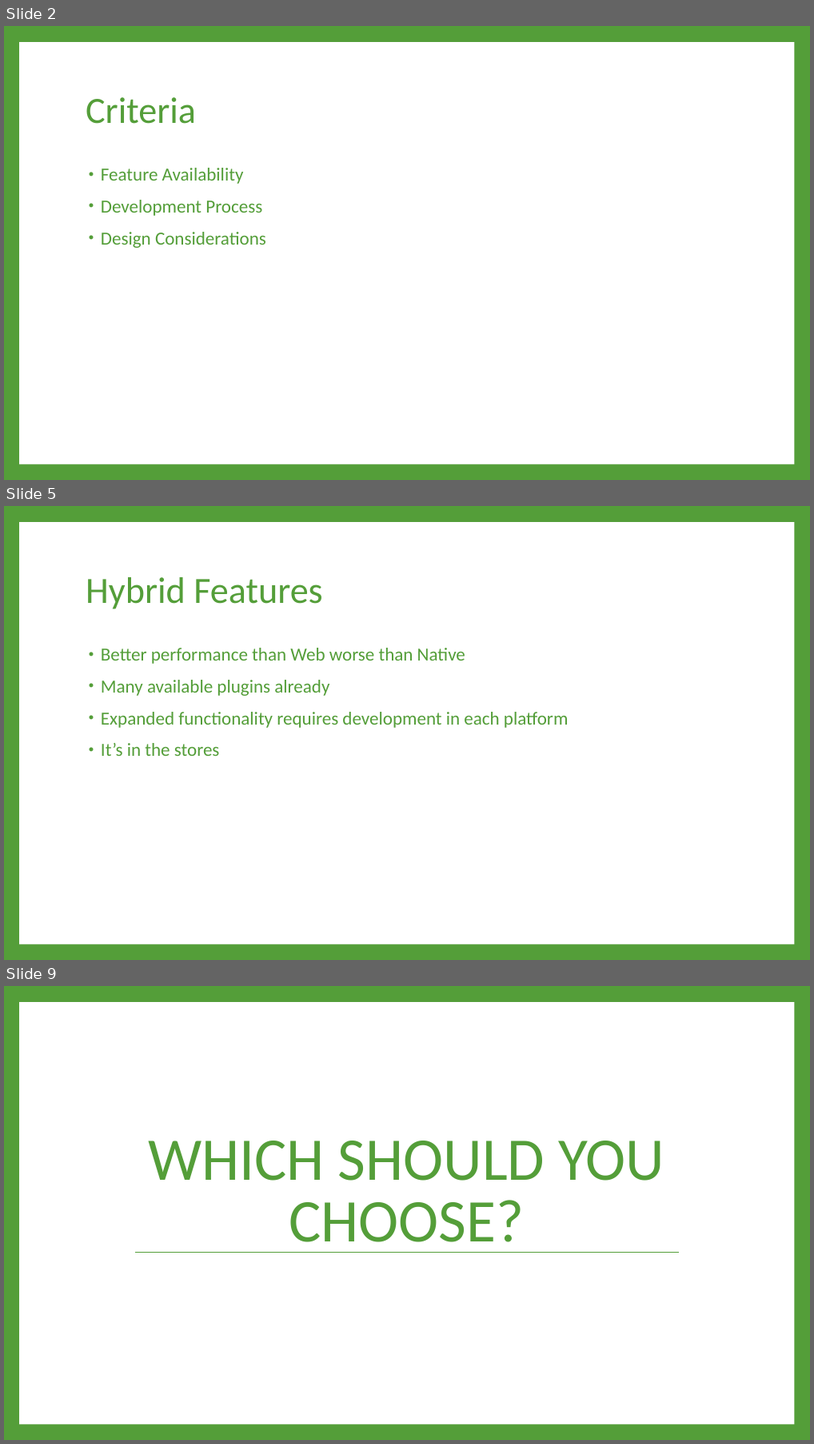
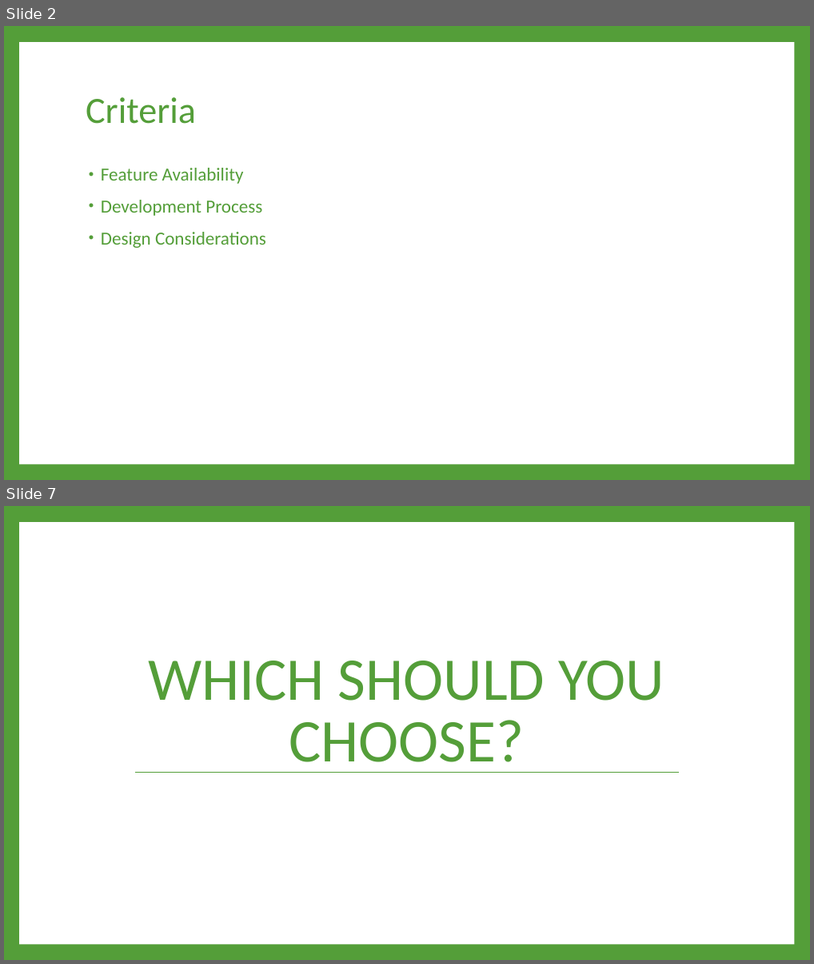
Before and after one commit to sep/WebApp, a slide deck: Mobile Development Strategies.pptx. Shown one above the other, each under a label of ours: slides 2, 5 and 9 before the commit, slides 2 and 7 after it; the slides between them are not shown. The pictures are 814x1444 and 814x964 pixels, drawn with LibreOffice and Linux fonts; fonts in the diff are those of the drawing. Boxes give left, top, right and bottom in pixels: in the first picture for what was removed or moved away, otherwise in the second. Text is boxed around its words. In the diff, an @@ line names an element or a change of style, - is before the commit and + after.

```diff
--- a/Mobile Development Strategies.pptx
+++ b/Mobile Development Strategies.pptx
@@ slide 5 removed at <box>4,506,810,960</box>, background #549E39; not listed: 1 template element that a slide beside it also shows @@
@@ title removed at <box>86,577,322,609</box> @@
-Hybrid Features
@@ text removed at <box>101,648,568,756</box> @@
-• Better performance than Web worse than Native
-• Many available plugins already
-• Expanded functionality requires development in each platform
-• It’s in the stores
@@ what was slide 9 is now slide 7 @@
```
Also in this commit, not shown: 3 slides changed, 1 slide added, 2 other slides removed.
